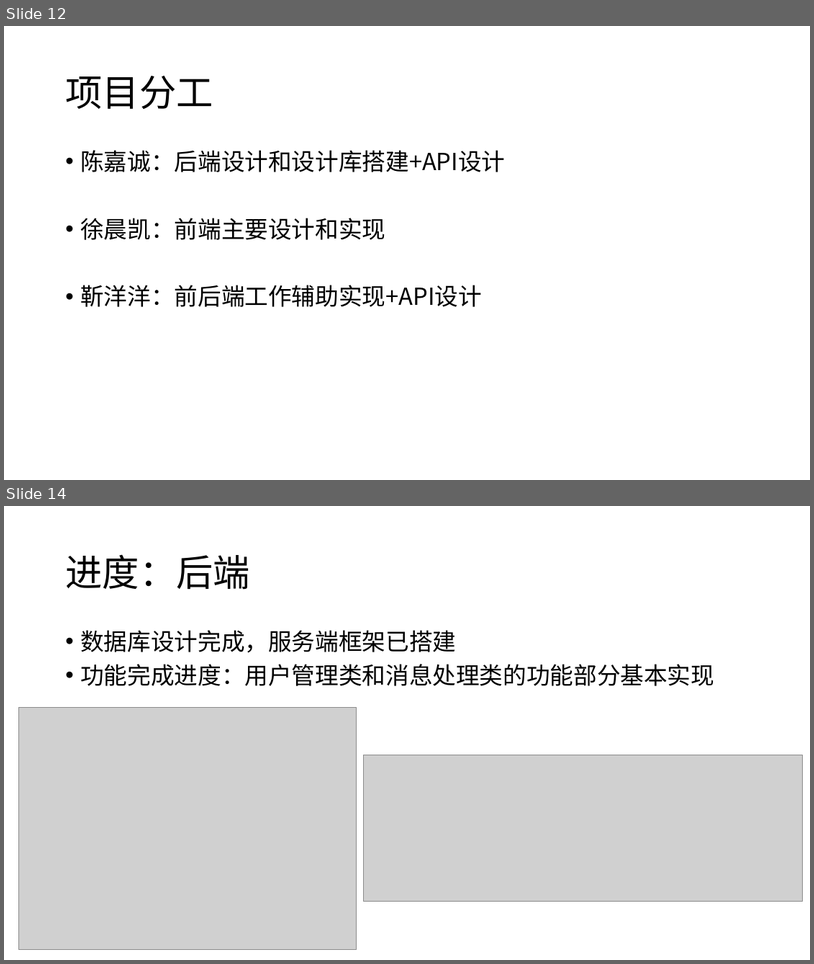
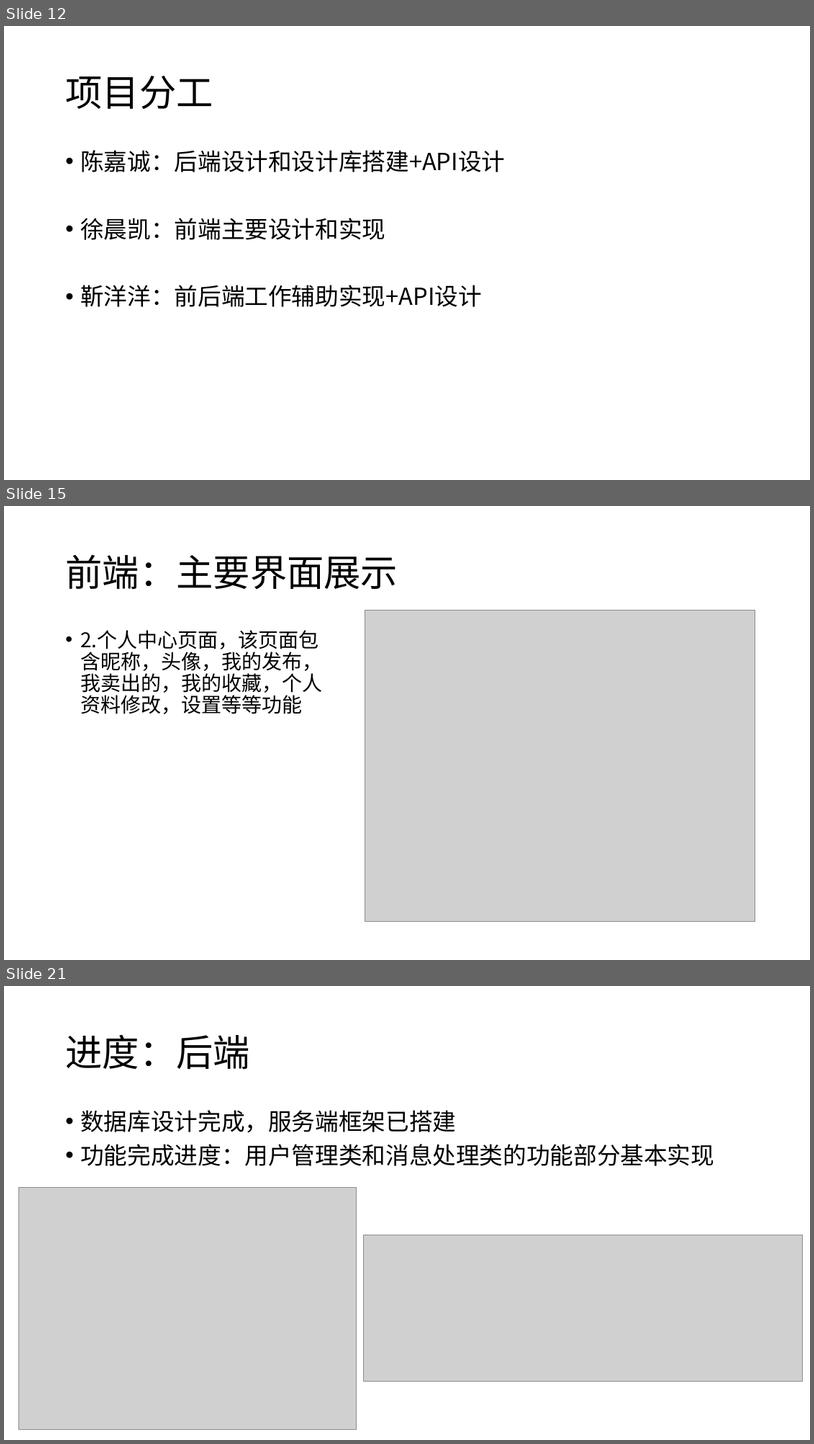
Before and after one commit to Android-Good-Goods/-, a slide deck: design/好物-期中汇报.pptx. Shown one above the other, each under a label of ours: slides 12 and 14 before the commit, slides 12, 15 and 21 after it; the slides between them are not shown. The pictures are 814x964 and 814x1444 pixels, drawn with LibreOffice and Linux fonts; fonts in the diff are those of the drawing; grey boxes stand for pictures. Boxes give left, top, right and bottom in pixels: in the first picture for what was removed or moved away, otherwise in the second. Text is boxed around its words. In the diff, an @@ line names an element or a change of style, - is before the commit and + after.

```diff
--- a/design/好物-期中汇报.pptx
+++ b/design/好物-期中汇报.pptx
@@ slide 15 added at (4, 506, 810, 960), background #FFFFFF @@
@@ title added at (65, 554, 398, 590), 44 pt, text #000000 @@
+前端：主要界面展示
@@ picture added at (365, 610, 756, 921) @@
@@ text added at (80, 630, 322, 714), 24 pt, text #000000 @@
+• 2.个人中心页面，该页面包含昵称，头像，我的发布，我卖出的，我的收藏，个人资料修改，设置等等功能
@@ what was slide 14 is now slide 21 @@
```
Also in this commit, not shown: 1 slide changed, 6 other slides added.
